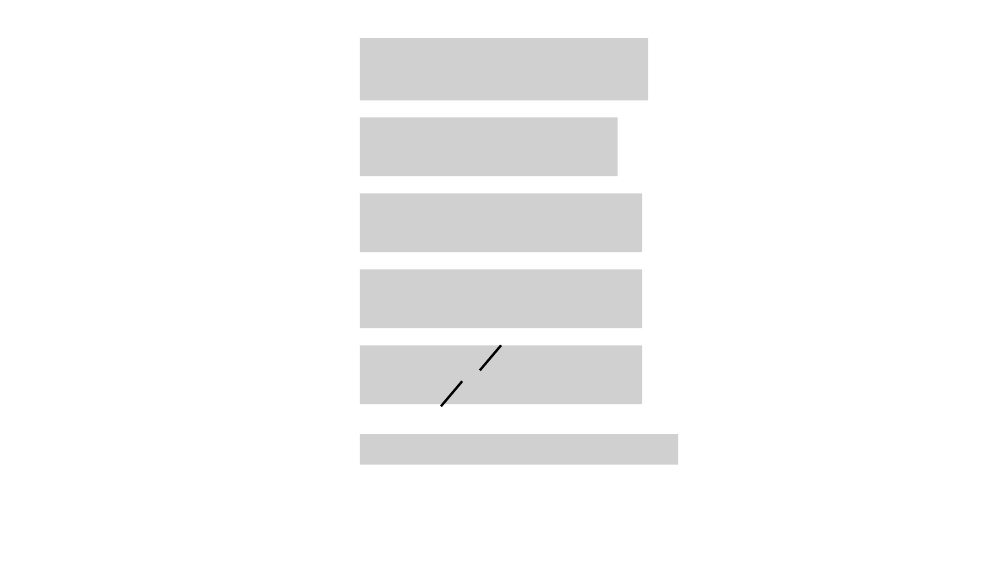
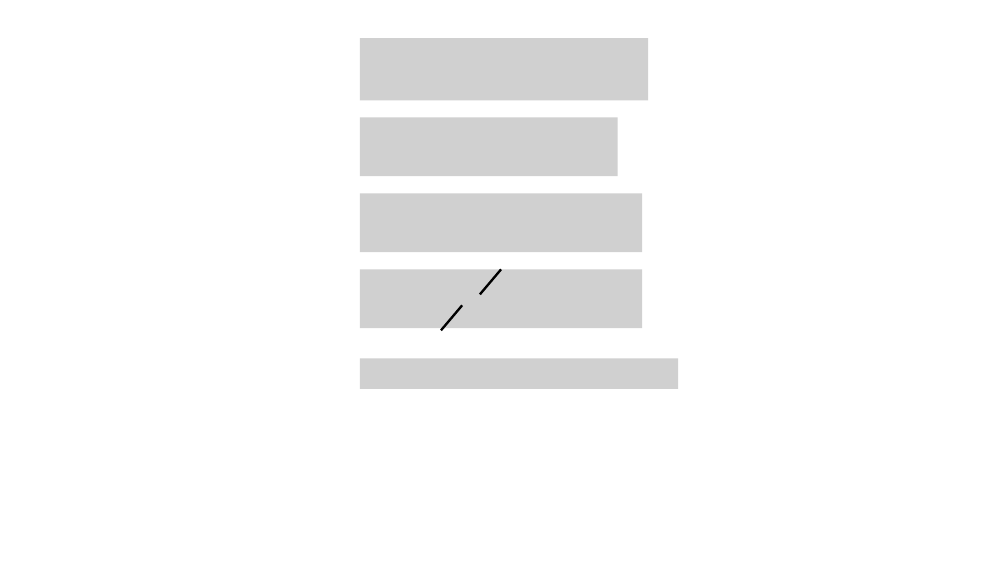
Before and after one commit to fernandaperes/Blog_, a slide deck: slide 5 of content/blog/ivc-kappa/Imagens.pptx. Drawn at 1008x567 pixels with LibreOffice and Linux fonts; fonts in the diff are those of the drawing; grey boxes stand for pictures. Boxes give left, top, right and bottom in pixels: in the first picture for what was removed or moved away, otherwise in the second. Text is boxed around its words. In the diff, an @@ line names an element or a change of style, - is before the commit and + after.

```diff
--- a/content/blog/ivc-kappa/Imagens.pptx
+++ b/content/blog/ivc-kappa/Imagens.pptx
@@ line moved from (480, 371) - (501, 346) to (480, 294) - (501, 269) @@
@@ line moved from (441, 406) - (462, 381) to (441, 330) - (462, 306) @@
@@ picture removed at bbox=[360, 346, 642, 405] @@
@@ picture added at bbox=[360, 358, 678, 389] @@
@@ picture removed at bbox=[360, 434, 678, 464] @@
```
Also in this commit, not shown: 1 other slide changed, 4 other files.
